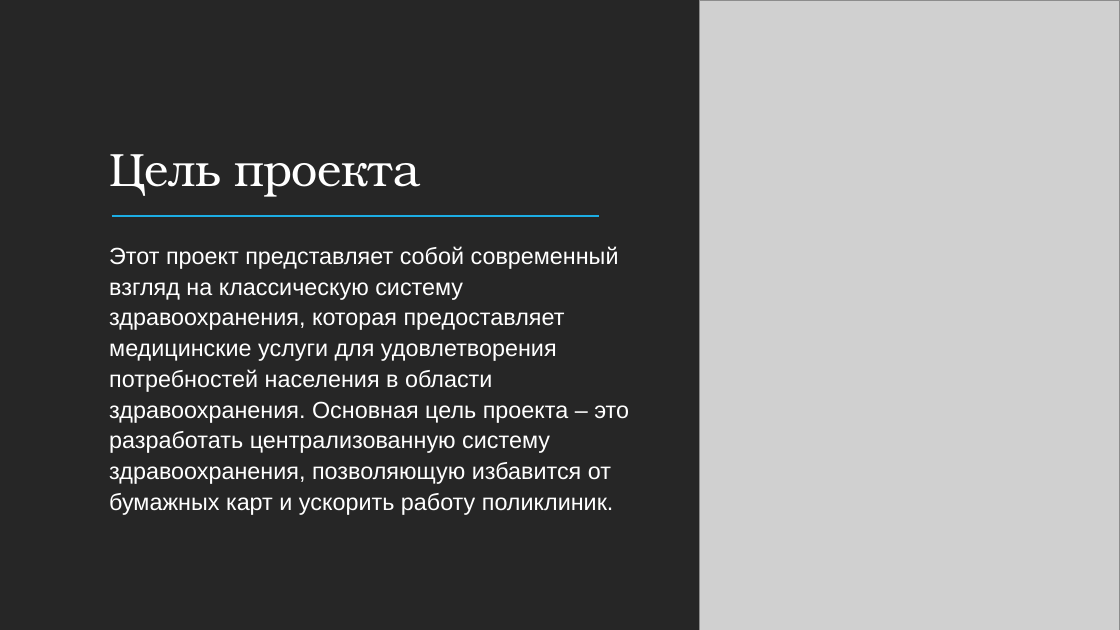
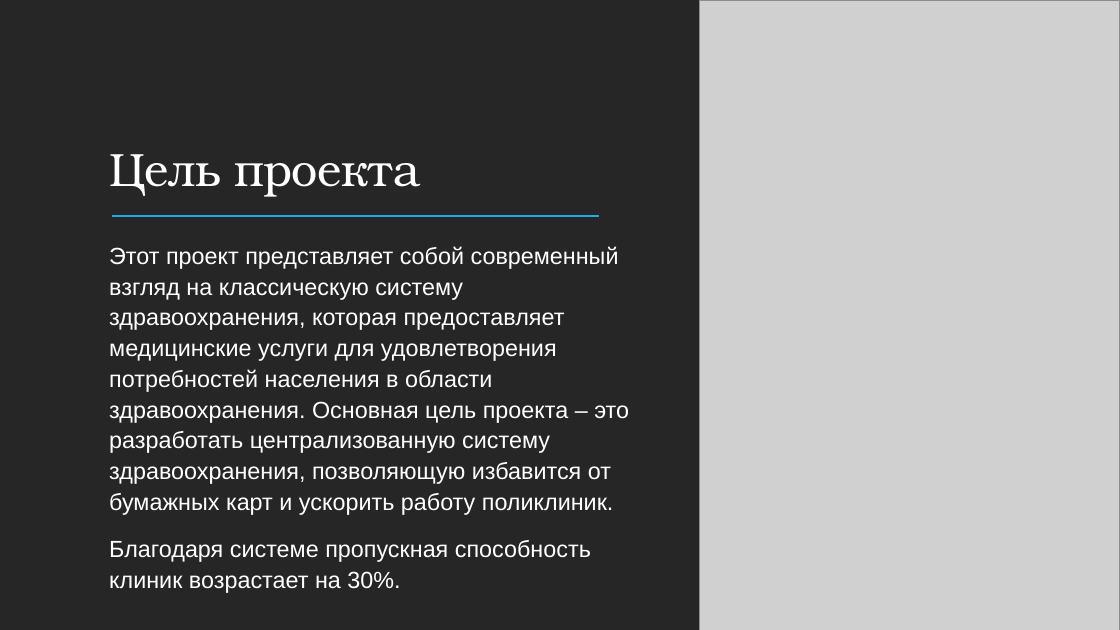
Before and after one commit to thewyolar/esap, a slide deck: slide 2 of Karabanov-Bulanov.pptx. Drawn at 1120x630 pixels with LibreOffice and Linux fonts; fonts in the diff are those of the drawing; grey boxes stand for pictures. Boxes give left, top, right and bottom in pixels: in the first picture for what was removed or moved away, otherwise in the second. Text is boxed around its words. In the diff, an @@ line names an element or a change of style, - is before the commit and + after.

```diff
--- a/Karabanov-Bulanov.pptx
+++ b/Karabanov-Bulanov.pptx
@@ text at box(109, 540, 591, 593): paragraph added @@
+  Благодаря системе пропускная способность клиник возрастает на 30%.
```
Also in this commit, not shown: 4 other slides changed, 5 slides added, 5 slides removed.
